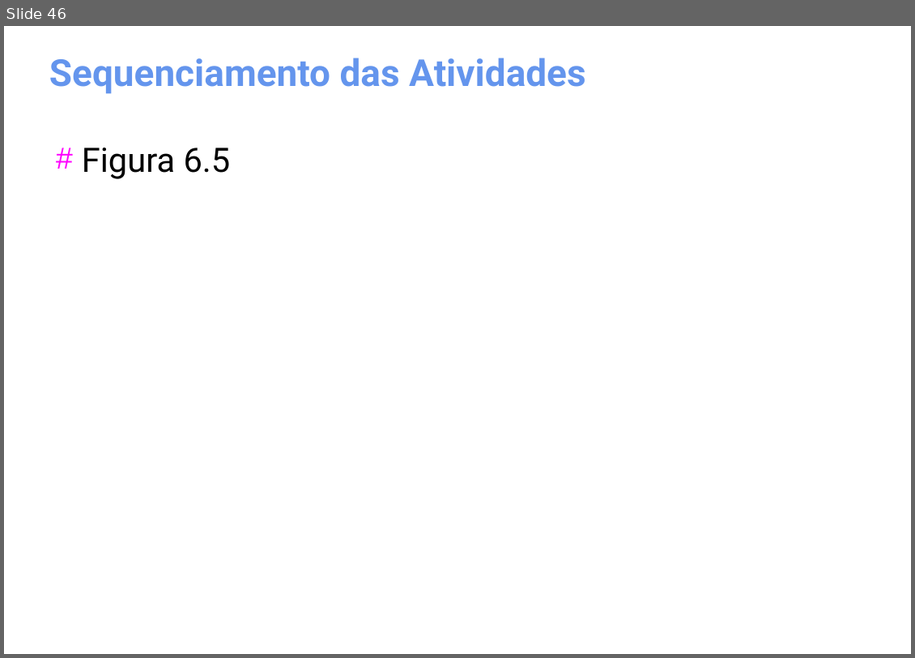
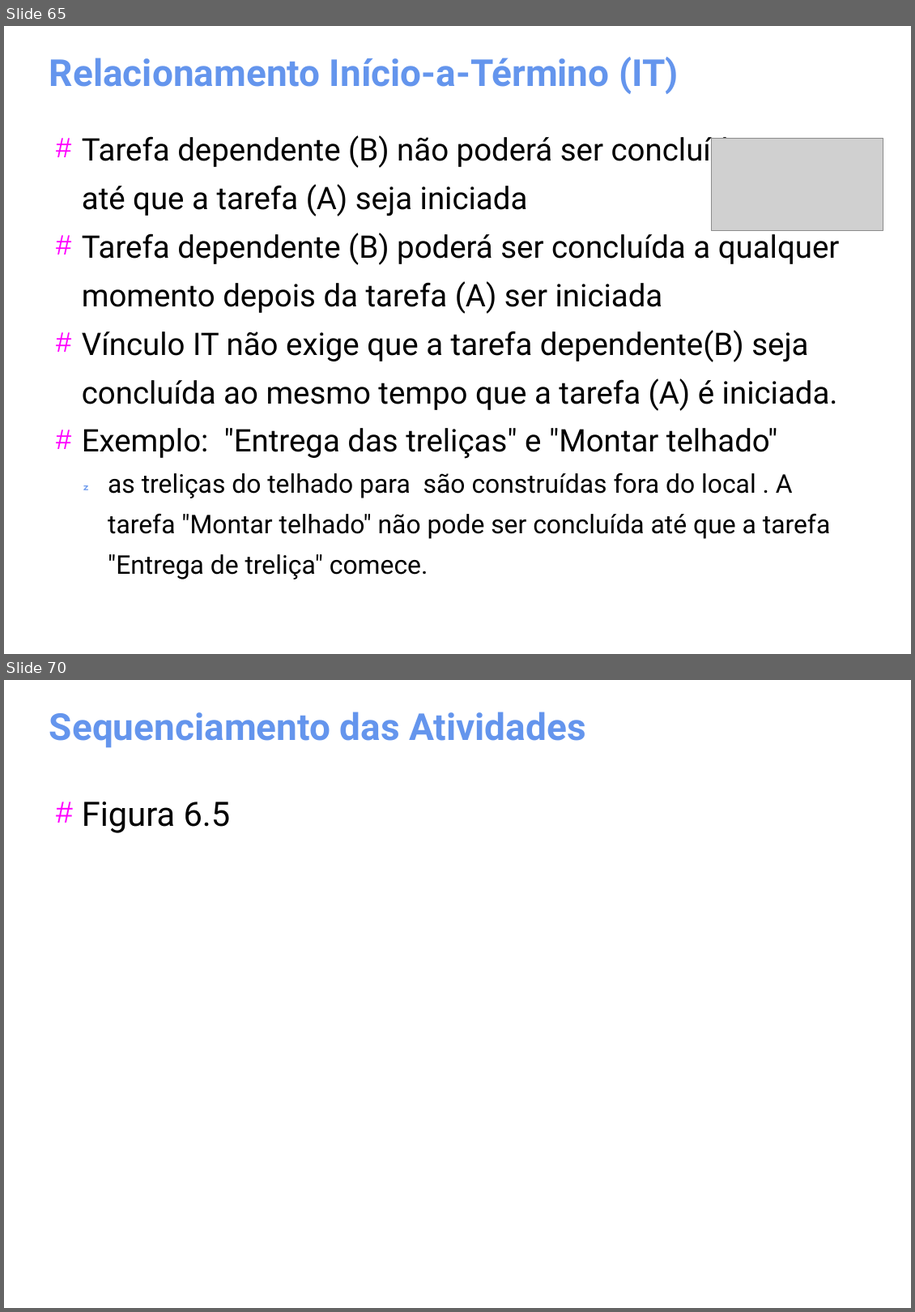
Before and after one commit to gomesluiz/gestao-de-projetos, a slide deck: aulas/project-aula-01.odp. Shown one above the other, each under a label of ours: slide 46 before the commit, slides 65 and 70 after it; the slides between them are not shown. The pictures are 915x658 and 915x1312 pixels, drawn with LibreOffice and Linux fonts; fonts in the diff are those of the drawing; grey boxes stand for pictures. Boxes give left, top, right and bottom in pixels: in the first picture for what was removed or moved away, otherwise in the second. Text is boxed around its words. In the diff, an @@ line names an element or a change of style, - is before the commit and + after.

```diff
--- a/aulas/project-aula-01.odp
+++ b/aulas/project-aula-01.odp
@@ slide 65 added at [4,26,911,654], background #FFFFFF @@
@@ title added at [49,57,679,94], 32 pt, text #6495ED, bold @@
+Relacionamento Início-a-Término (IT)
@@ text added at [82,135,840,579], 26.8 pt, text #000000 @@
+# Tarefa dependente (B) não poderá ser concluída
+até que a tarefa (A) seja iniciada
+# Tarefa dependente (B) poderá ser concluída a qualquer momento depois da tarefa (A) ser iniciada
+# Vínculo IT não exige que a tarefa dependente(B) seja concluída ao mesmo tempo que a tarefa (A) é iniciada.
+# Exemplo: "Entrega das treliças" e "Montar telhado"
+   as treliças do telhado para são construídas fora do local . A tarefa "Montar telhado" não pode ser concluída até que a tarefa "Entrega de treliça" comece.
@@ picture added at [711,138,883,230] @@
@@ what was slide 46 is now slide 70 @@
```
Also in this commit, not shown: 8 slides changed, 25 other slides added, 2 slides removed.
